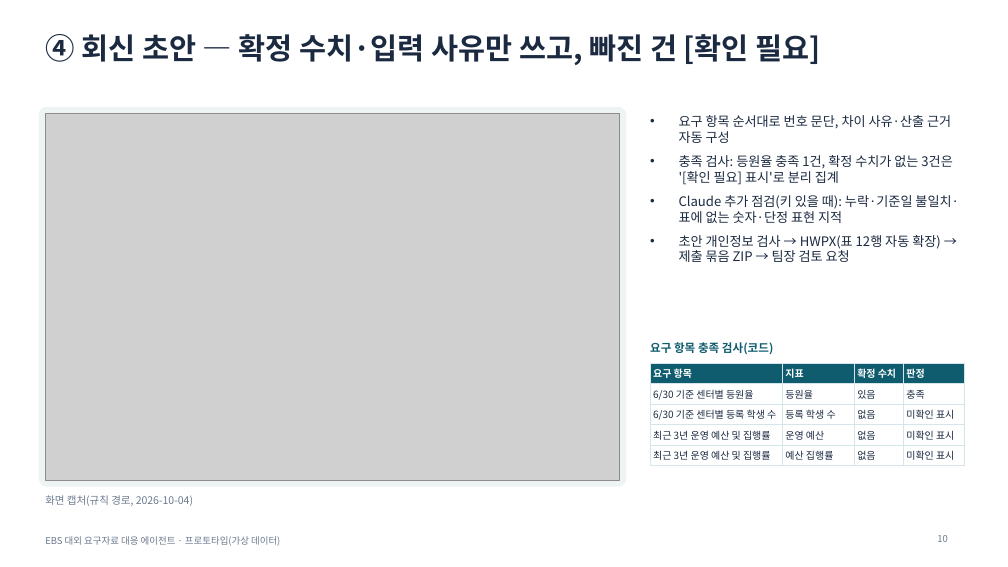
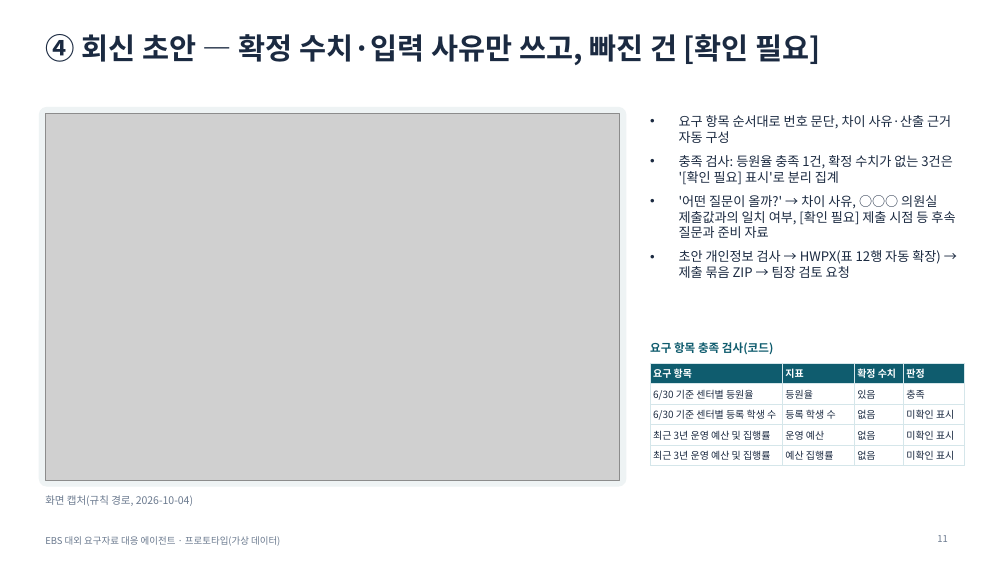
Before and after one commit to lts134/ebsjajucenter, a slide deck: slide 11 of app/docs/발표자료_EBS_요구자료대응에이전트.pptx (slide 10 before the commit). Drawn at 1008x567 pixels with LibreOffice and Linux fonts; fonts in the diff are those of the drawing; grey boxes stand for pictures. Boxes give left, top, right and bottom in pixels: in the first picture for what was removed or moved away, otherwise in the second. Text is boxed around its words. In the diff, an @@ line names an element or a change of style, - is before the commit and + after.

```diff
--- a/app/docs/발표자료_EBS_요구자료대응에이전트.pptx
+++ b/app/docs/발표자료_EBS_요구자료대응에이전트.pptx
@@ text at (679,195,955,238): text changed @@
-• Claude 추가 점검(키 있을 때): 누락·기준일 불일치·표에 없는 숫자·단정 표현 지적
+• '어떤 질문이 올까?' → 차이 사유, ○○○ 의원실 제출값과의 일치 여부, [확인 필요] 제출 시점 등 후속 질문과 준비 자료
@@ page number at (937,535,947,542): text changed @@
-10
+11
```
Also in this commit, not shown: 7 other slides changed, 2 slides added, 40 other files.
